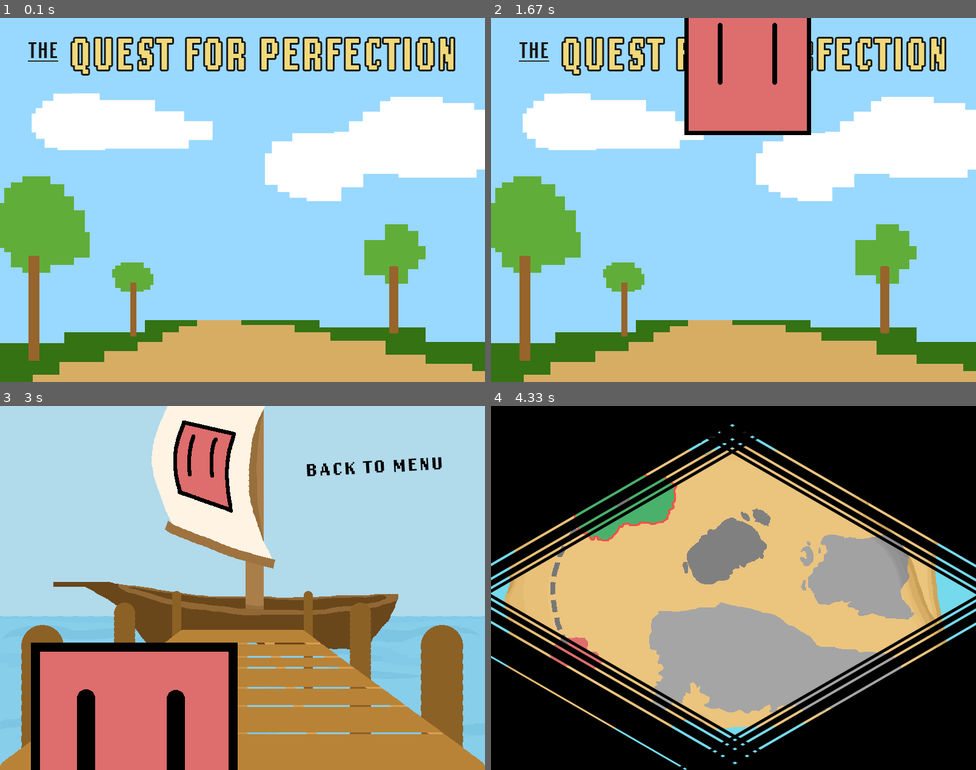
Above: before the commit, frames 1-4 (two rows, left to right).
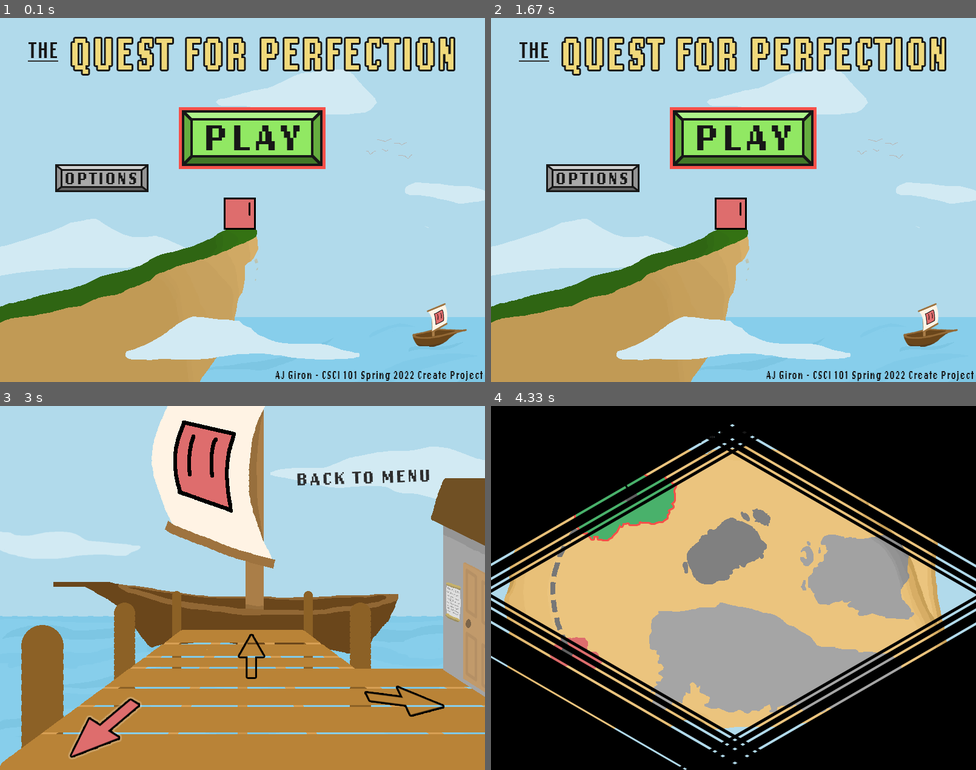
Above: after the commit, the same moments.

Repository: ajgiron233/Quest-For-Perfection
Game: pygame game, started from main_logic.py
Same seed, same stepped clock (60 frames per second), same inputs: the game is played once before the commit and once after it.
Inputs:
- Up to frame 1 (0.1 s): no input
- Up to frame 2 (1.67 s): no input
- Up to frame 3 (3 s): tap W at 1.9 s; hold Right 2.23-2.87 s; hold Left from 2.9 s (still down)
- Up to frame 4 (4.33 s): release Left at 3.37 s; hold Right 3.4-3.87 s; hold Up 3.9-4.2 s; hold W from 4.23 s (still down); hold Right from 4.23 s (still down)

The runs differ from the first frame. In frame 1, 50% of the frame differs, in the area x 0-100%, y 14-100%; in frame 2, 55%, in the area x 0-100%, y 0-100%; in frame 3, 28%; in frame 4, 1.8%.

Commit message:
UI Updates
Changed Title, map, and sail BG's and indics. It is now much easier for the player to navigate menus

Diff:
--- a/main_fight.py
+++ b/main_fight.py
@@ -25,31 +25,20 @@
     def update_img(self, img_path):
         self.image = pygame.image.load(img_path)
 class Player(pygame.sprite.Sprite):
-    def __init__(self, img_path):
+    def __init__(self, img_path, pos_x):
         super().__init__()
+        self.pos_x = pos_x
         self.image = pygame.image.load(img_path)
         self.rect = self.image.get_rect()
-    def update (self, pos_x, pos_y):
-        self.rect.center = (pos_x, pos_y)
-class Enemy(pygame.sprite.Sprite):
-    def __init__(self, img_path):
-        super().__init__()
-        self.image = pygame.image.load(img_path)
-        self.rect = self.image.get_rect()
-    def update (self, pos_x, pos_y):
-        self.rect.center = (pos_x, pos_y)
+    def update_y (self, pos_y):
+        self.rect.center = (self.pos_x, pos_y)
     def update_img(self, img_path):
         self.image = pygame.image.load(img_path)
         self.rect = self.image.get_rect()
-class BG(pygame.sprite.Sprite):
-    def __init__(self, img_path):
-        super().__init__()
-        self.image = pygame.image.load(img_path)
-        self.rect = self.image.get_rect()
 
 # Objects
-player = Player('fight_screen\\player1.png')
-enemy = Enemy('fight_screen\\enemy1.png')
+player = Player('fight_screen\\player1.png', 120)
+enemy = Player('fight_screen\\enemy1.png', 620)
 buttonBG = Ui('fight_screen\\buttonBG_new.png')
 buttonIndic = Ui('fight_screen\\buttonIndic_Attack.png')
 buttonMenu = Ui('fight_screen\\buttonMenu.png')
@@ -60,9 +49,7 @@
 # Groups
 player_group = pygame.sprite.Group()
 player_group.add(player)
-
-enemy_group = pygame.sprite.Group()
-enemy_group.add(enemy)
+player_group.add(enemy)
 
 ui_group = pygame.sprite.Group()
 ui_group.add(buttonBG)
@@ -117,11 +104,8 @@
         if indic_pos == 3:
             buttonIndic.update_img('fight_screen\\buttonIndic_Ult.png')
 
-    global indic_pos
     indic_pos = 0
-    global player_y
     player_y = 200
-    global turn
     menu = 1
     if p1_stats['ult'] > 0:
         ui_group.add(ultPoints)
@@ -140,8 +124,7 @@
     if turn < 7 and p1_stats['ult'] > 0:
         img_path = f"fight_screen\\ult_{turn - 1}.png"
         ultPoints.update_img(img_path)
-        print("test for a loop 2")
-    if enemy_lvl == 3:
+    if enemy_lvl == 3 and start_fight == True:
         background.update_img('fight_screen\\BG.png')
     while True:
         for event in pygame.event.get():
@@ -189,12 +172,11 @@
                                 player_y -= ((player_y - 200) * 0.03) / 0.5
                                 button_y -= (10 * t2) + (-15 * (t2 ** 2))
                                 background_group.draw(screen)
-                                player_group.update(120, player_y)
-                                enemy_group.update(620, player_y)
+                                player.update_y(player_y)
+                                enemy.update_y(player_y)
                                 ui_group.update(button_y)
                                 menu_type.update(button_y)
                                 player_group.draw(screen)
-                                enemy_group.draw(screen)
                                 ui_group.draw(screen)
                                 menu_type.draw(screen)
                                 if menu == 2 and p1_stats['poison'] == 0:
@@ -212,25 +194,23 @@
         if enemy_lvl != 3 or i > 43:
             player_y = 200 + (math.sin(t)) * 25
             player_group.draw(screen)
-            enemy_group.draw(screen)
             ui_group.draw(screen)
             writeText("FPS: " + str(int(clock.get_fps())), 60, 20, 15)
             if menu == 1:
                 ui_menu_group.draw(screen)
             else:
                 ui_ATKMenu_group.draw(screen)
-            player_group.update(120, player_y)
-            enemy_group.update(620, player_y)
+            player.update_y(player_y)
+            enemy.update_y(player_y)
             healthbar('all', '', 0)
         if i < 43:
             anim.open_screen(i)
             i += 1
         if i == 43 and enemy_lvl == 3:
+            player.update_y(200)
+            enemy.update_y(200)
             background_group.draw(screen)
-            player_group.update(120, 200)
-            enemy_group.update(620, 200)
             player_group.draw(screen)
-            enemy_group.draw(screen)
             pygame.display.flip()
             time.sleep(1)
             writeText("Wait a minute...", 400, 220, 18)
@@ -245,12 +225,12 @@
             time.sleep(1)
             background_group.draw(screen)
             enemy.update_img('fight_screen\\enemyBoss_angry.png')
-            enemy_group.update(620, 200)
+            enemy.update_y(200)
             player_group.draw(screen)
-            enemy_group.draw(screen)
             background.update_img('fight_screen\\BG_health.png')
             pygame.display.flip()
             time.sleep(1)
+            t = 0
             i += 1
         if menu == 2 and p1_stats['poison'] == 0:
             pygame.draw.rect(screen,(217,217,217),(194,524,117,50))
@@ -265,7 +245,6 @@
 def attack_phase(choice, enemy_lvl):
     global p_prot
     global e_prot
-    global turn
     if choice == -1: # QUIT
         return ('quit')
 
@@ -378,22 +357,21 @@
             return 0
         else:
             return input
-    global p_health
+    global p_health # Is there a better way to do this than assign 6 global vars?
     global e_health
     global p_prot
-    global e_prot
     global e_prot
     global max_phealth
     global max_ehealth
     if object == "player": # Player Gets Hit/Healed
         if type == 'hit':
-            p_health -= (change)
+            p_health -= change
         elif type == 'heal':
             p_health += change
 
     elif object == "enemy": # Enemy Gets Hit/Healed
         if type == 'hit':
-            e_health -= (change)
+            e_health -= change
         elif type == 'heal':
             e_health += change
     green_print(p_health, max_phealth, e_health, max_ehealth)
@@ -443,7 +421,6 @@
     global p_prot
     global e_health
     global p_health
-    global p1_stats
     global turn
     global max_phealth
     global max_ehealth
@@ -529,3 +506,5 @@
                 t += 0.02
                 clock.tick(60)
                 pygame.display.update()
+
+#main_fight(3, p1_stats)
--- a/main_logic.py
+++ b/main_logic.py
@@ -7,10 +7,8 @@
 import main_map as map
 import main_ug as ug
 
-
 # Initialize game stats
 p1_stats = ug.p1_stats
-
 
 # Main loop
 running = True
@@ -20,10 +18,12 @@
 map_lvl_list.append(map_lvl)
 to_menu = False
 post_fight = False
+start_game = True
 while running:
     if to_menu == False:
         title.main_title()
-    x = sail.main_sail(post_fight)
+        x = 0
+    x = sail.main_sail(post_fight, x)
     post_fight = False
     if x == 1:
         enemy_choice = map.main_map(map_lvl)
--- a/main_map.py
+++ b/main_map.py
@@ -1,7 +1,7 @@
 # Imports
 import pygame, sys
-import main_fight as fight
 import functs_anims as anim
+
 # Setup
 pygame.init()
 clock = pygame.time.Clock()
@@ -15,7 +15,7 @@
         self.image = pygame.image.load(img_path)
         self.rect = self.image.get_rect()
 
-class Island(pygame.sprite.Sprite):
+class Obj(pygame.sprite.Sprite):
     def __init__(self, img_path):
         super().__init__()
         self.image = pygame.image.load(img_path)
@@ -24,23 +24,16 @@
         self.image = pygame.image.load(img_path)
         self.rect = self.image.get_rect()
 
-class PathIndic(pygame.sprite.Sprite):
-    def __init__(self, img_path):
-        super().__init__()
-        self.image = pygame.image.load(img_path)
-        self.rect = self.image.get_rect()
-    def update(self, img_path):
-        self.image = pygame.image.load(img_path)
-        self.rect = self.image.get_rect()
+bg_color = (177,218,235)
 
 # Objects
 bg_map = Background('map_screen\map.png')
-island_green = Island('map_screen\map_green.png')
-island_yellow = Island('map_screen\map_yellow_lock.png')
-island_purple = Island('map_screen\map_purple_lock.png')
-island_boss = Island('map_screen\map_boss_lock.png')
-path = PathIndic('map_screen\map_path_green.png')
-map_indic = PathIndic('map_screen\map_indic_green.png')
+island_green = Obj('map_screen\map_green.png')
+island_yellow = Obj('map_screen\map_yellow_lock.png')
+island_purple = Obj('map_screen\map_purple_lock.png')
+island_boss = Obj('map_screen\map_boss_lock.png')
+path = Obj('map_screen\map_path_green.png')
+map_indic = Obj('map_screen\map_indic_green.png')
 
 # Groups
 bg_group = pygame.sprite.Group()
@@ -69,7 +62,7 @@
     if open_pos > 2:
         island_boss.update('map_screen\map_boss.png')
         path.update('map_screen\map_path_boss.png')
-    screen.fill((117,218,235))
+    screen.fill(bg_color)
     while choose == False:
         for event in pygame.event.get():
             if event.type == pygame.QUIT:
@@ -79,9 +72,11 @@
                 if event.key == pygame.K_LEFT or event.key == pygame.K_a:
                     if indic_pos > -1:
                         indic_pos -= 1
+                        screen.fill(bg_color)
                 if event.key == pygame.K_RIGHT or event.key == pygame.K_d:
                     if indic_pos < 3 and indic_pos < open_pos:
                         indic_pos += 1
+                        screen.fill(bg_color)
                 if event.key == pygame.K_UP or event.key == pygame.K_w:
                     choose = True
                     if indic_pos > -1:
--- a/main_sail.py
+++ b/main_sail.py
@@ -14,8 +14,7 @@
         super().__init__()
         self.image = pygame.image.load(img_path)
         self.rect = self.image.get_rect()
-class Meilee (pygame.sprite.Sprite):
-    '''Just the name of the class of the main characer, Mei Lee. Thank Rainer for the confusion lol. This time its the class in main_sail'''
+class Obj(pygame.sprite.Sprite):
     def __init__(self, img_path):
         super().__init__()
         self.image = pygame.image.load(img_path)
@@ -25,7 +24,7 @@
 
 # Objects
 background = Background('sail_screen\sail.png')
-meiLee = Meilee('sail_screen\sail_back.png')
+meiLee = Obj('sail_screen\sail_back.png')
 
 # Groups
 player_group = pygame.sprite.Group()
@@ -41,13 +40,17 @@
             if event.type == pygame.QUIT:
                 pygame.quit()
                 sys.exit()
-def main_sail(post_fight):
+def main_sail(post_fight, indic_start):
     mei_fight = 'sail_screen\sail_fight.png'
     mei_back = 'sail_screen\sail_back.png'
     mei_upgrade = 'sail_screen\sail_upgrade.png'
-    #background_group.draw(screen)
-    meiLee.update_img(mei_back)
-    indic_pos = 0
+    if indic_start == 0:
+        meiLee.update_img(mei_back)
+    elif indic_start == 1:
+        meiLee.update_img(mei_fight)
+    elif indic_start == 2:
+        meiLee.update_img(mei_upgrade)
+    indic_pos = indic_start
     choose = False
     i = 0
     while choose == False:
--- a/main_title.py
+++ b/main_title.py
@@ -13,8 +13,7 @@
         super().__init__()
         self.image = pygame.image.load(img_path)
         self.rect = self.image.get_rect()
-class Meilee (pygame.sprite.Sprite):
-    '''Just the name of the class of the main characer, Mei Lee. Thank Rainer for the confusion lol'''
+class Obj(pygame.sprite.Sprite):
     def __init__(self, img_path, pos_x, pos_y):
         super().__init__()
         self.pos_x = pos_x
@@ -22,41 +21,23 @@
         self.image = pygame.image.load(img_path)
         self.rect = self.image.get_rect()
         self.rect.center = [pos_x, pos_y]
-    def update(self, pos_y):
+    def update_y(self, pos_y):
         self.rect.center = (self.pos_x, pos_y)
-class Button (pygame.sprite.Sprite):
-    def __init__(self, img_path, pos_x, pos_y):
-        super().__init__()
-        self.pos_x = pos_x
-        self.pos_y = pos_y
-        self.image = pygame.image.load(img_path)
-        self.rect = self.image.get_rect()
-        self.rect.center = [pos_x, pos_y]
-    def update(self, pos_y):
-        self.rect.center = [self.pos_x, pos_y]
-class InfoScreen (pygame.sprite.Sprite):
-    '''For the Options Screen in the Main Title'''
-    def __init__(self, img_path, pos_x, pos_y):
-        super().__init__()
-        self.pos_x = pos_x
-        self.pos_y = pos_y
-        self.image = pygame.image.load(img_path)
-        self.rect = self.image.get_rect()
-        self.rect.center = [pos_x, pos_y]
-    def update(self, pos_x):
+    def update_x(self, pos_x):
         self.rect.center = (pos_x, self.pos_y)
 
+
 # Objects
-background = Background('title_screen\\titleScreen.png')
-meiLee = Meilee('title_screen\\titleScreenSquare.png', 400, 300)
-buttonOption = Button('title_screen\\titleScreen_buttonOption.png', 400, 300)
-buttonPlay = Button('title_screen\\titleScreen_buttonPlay.png', 400, 300)
-buttonIndic = Button ('title_screen\\titleScreen_buttonPlay_Indic.png', 400, 300)
-options = InfoScreen('title_screen\\titleScreen_Options.png', 404, 300)
+background = Background('title_screen\\titleScreen_2.png')
+#meiLee = Obj('title_screen\\titleScreenSquare.png', 400, 300)
+buttonOption = Obj('title_screen\\titleScreen_buttonOption.png', 400, 300)
+buttonPlay = Obj('title_screen\\titleScreen_buttonPlay.png', 400, 300)
+buttonIndic = Obj ('title_screen\\titleScreen_buttonPlay_Indic.png', 400, 300)
+options = Obj('title_screen\\titleScreen_Options.png', 404, 300)
 
 # Groups
 player_group = pygame.sprite.Group()
-player_group.add(meiLee)
+#player_group.add(meiLee)
 
 button_group = pygame.sprite.Group()
 button_group.add(buttonIndic)
@@ -82,18 +63,6 @@
     choose = False
     background_group.draw(screen)
     pygame.display.flip()
-    time.sleep(1)
-    t = 0
-    player_y = -300
-    while player_y < 299.99:
-        close_screen()
-        player_y += 2 ** t
-        player_group.update(player_y)
-        background_group.draw(screen)
-        player_group.draw(screen)
-        pygame.display.flip()
-        clock.tick(60)
-        t += 0.1
     while choose == False:
         for event in pygame.event.get():
             if event.type == pygame.QUIT:
@@ -114,9 +83,8 @@
                         while screen_x < 390:
                             close_screen()
                             screen_x -= ((screen_x - 400) * 0.03) / 0.18
-                            screen_group.update(screen_x)
+                            options.update_x(screen_x)
                             background_group.draw(screen)
-                            player_group.draw(screen)
                             button_group.draw(screen)
                             screen_group.draw(screen)
                             pygame.display.flip()
@@ -132,9 +100,8 @@
                                         while screen_x > -50:
                                             close_screen()
                                             screen_x -= ((screen_x + 400) * 0.03) / 0.5
-                                            screen_group.update(screen_x)
+                                            options.update_x(screen_x)
                                             background_group.draw(screen)
-                                            player_group.draw(screen)
                                             button_group.draw(screen)
                                             screen_group.draw(screen)
                                             pygame.display.flip()
@@ -145,7 +112,6 @@
                         return
 
         background_group.draw(screen)
-        player_group.draw(screen)
         button_group.draw(screen)
 
         pygame.display.flip()
--- a/main_ug.py
+++ b/main_ug.py
@@ -1,6 +1,6 @@
 # Imports
 import pygame, sys, math
-import functs_anims as anim
+
 # Setup
 pygame.init()
 clock = pygame.time.Clock()
@@ -48,7 +48,7 @@
         self.image = pygame.image.load(img_path)
 
 # Objects
-background = Background('ug_screen\\ug.png')
+background = Background('ug_screen\\ug_2.png')
 back = Background('ug_screen\\ug_back.png')
 item_attack = Items('ug_screen\\ug_attack.png')
 item_heal = Items('ug_screen\\ug_heal.png')
@@ -76,12 +76,12 @@
 
 # P1 stats are held here for all files
 p1_stats = {
-    'attk': 5,
+    'attk': 50,
     'heal': 1,
     'shield': 1,
-    'poison': 0,
+    'poison': 1,
     'fire': 0,
-    'ult': 0,
+    'ult': 1,
     'health': 20
 }
 
@@ -140,7 +140,6 @@
                     waiting = False
         pygame.draw.rect(screen,(139,139,139),(150, 470, 305, 110))
         return 0
-
     p1_stats[stat] += 1
     ug_points -= 1
     pygame.draw.rect(screen,(139,139,139),(150, 470, 305, 110))
@@ -176,9 +175,9 @@
         item_fire.update_img("ug_screen\\ug_fire.png")
     if max_ug > 4:
         item_ult.update_img("ug_screen\\ug_ult.png")
-    background.update('ug_screen\\ug.png')
+    background.update('ug_screen\\ug_2.png')
     background_group.draw(screen)
-    background.update('ug_screen\\ug_cover.png')
+    background.update('ug_screen\\ug_cover_2.png')
     indic.update_img('ug_screen\\ug_indic.png')
     first_arrow = False
     first_back = True
@@ -229,7 +228,7 @@
         indic_group.draw(screen)
         first = stat_defs(indic_pos, first)
         pygame.display.flip()
-        t += 0.3
+        t += 0.15
         clock.tick(60)
 def stat_defs(indic_pos, first):
     if first == True:
Binary file added: .Extra_PNGs/stealing art is ok.jpg
Binary file changed: map_screen/map_indic_boss.png
Binary file changed: map_screen/map_indic_green.png
Binary file changed: map_screen/map_indic_purple.png
Binary file changed: map_screen/map_indic_start.png
Binary file changed: map_screen/map_indic_yellow.png
Binary file changed: map_screen/map_path_boss.png
Binary file changed: map_screen/map_path_green.png
Binary file changed: map_screen/map_path_purple.png
Binary file changed: map_screen/map_path_yellow.png
Binary file changed: sail_screen/sail.png
Binary file changed: sail_screen/sail_back.png
(and 11 more such lines)
